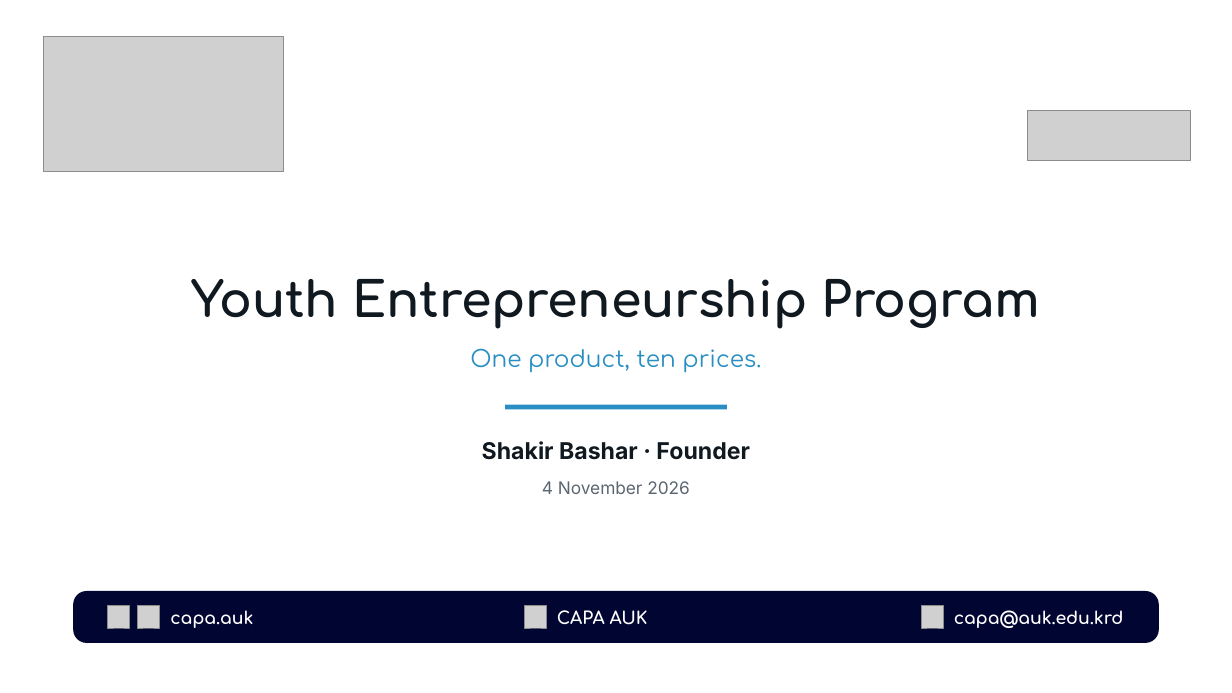
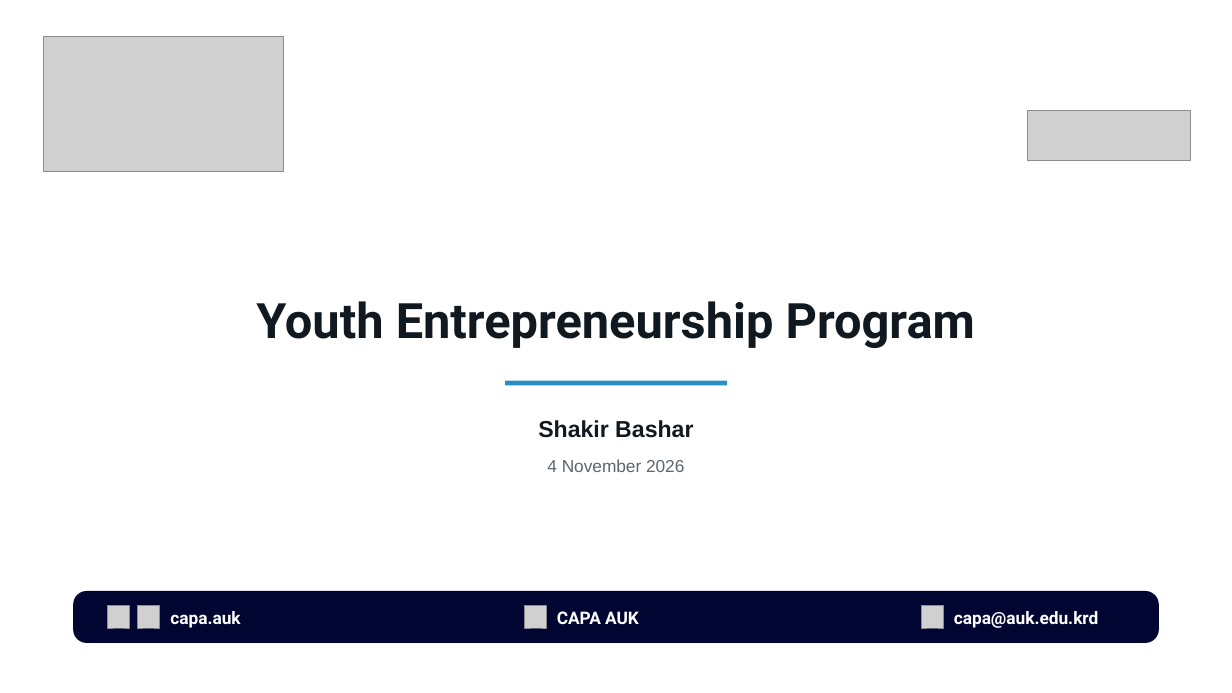
Before and after one commit to shakerbr/cheapify, a slide deck: slide 1 of presentation/Cheapify-GIZ-Pitch.pptx. Drawn at 1232x693 pixels with LibreOffice and Linux fonts; fonts in the diff are those of the drawing; grey boxes stand for pictures. Boxes give left, top, right and bottom in pixels: in the first picture for what was removed or moved away, otherwise in the second. Text is boxed around its words. In the diff, an @@ line names an element or a change of style, - is before the commit and + after.

```diff
--- a/presentation/Cheapify-GIZ-Pitch.pptx
+++ b/presentation/Cheapify-GIZ-Pitch.pptx
@@ font Comfortaa to Roboto in 4 elements at [954,611,1099,628], [557,611,639,624], [170,611,240,628], [256,301,975,348] @@
@@ text "Youth Entrepreneurship Program": place and size @@
-text "Youth Entrepreneurship Program" at [191,279,1040,328]
+text "Youth Entrepreneurship Program" at [256,301,975,348]
@@ text removed at [470,348,761,373] @@
-One product, ten prices.
@@ rectangle: place and size @@
-rectangle at [506,405,727,409]
+rectangle at [506,381,727,385]
@@ text at [538,420,693,438]: text changed; font Inter to Arial @@
-Shakir Bashar · Founder
+Shakir Bashar
@@ text "4 November 2026": place and size @@
-text "4 November 2026" at [542,481,690,494]
+text "4 November 2026" at [547,459,684,472]
@@ text "4 November 2026" at [547,459,684,472]: font Inter to Arial @@
```
Also in this commit, not shown: 21 other slides changed.
